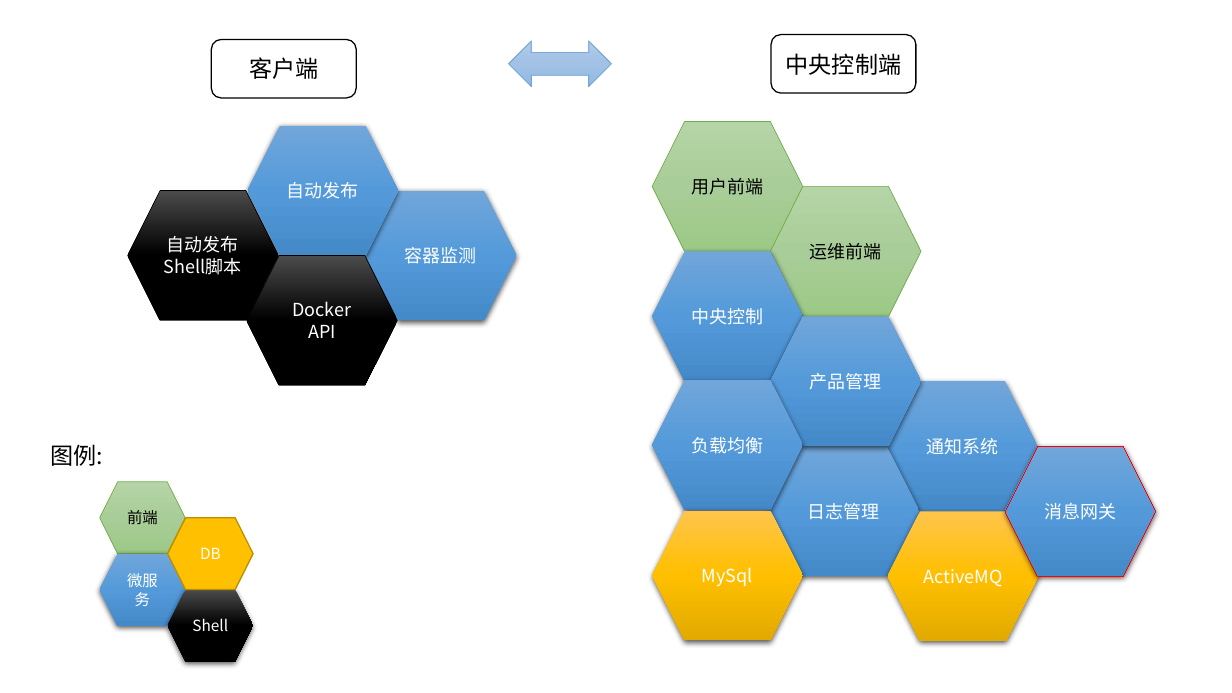
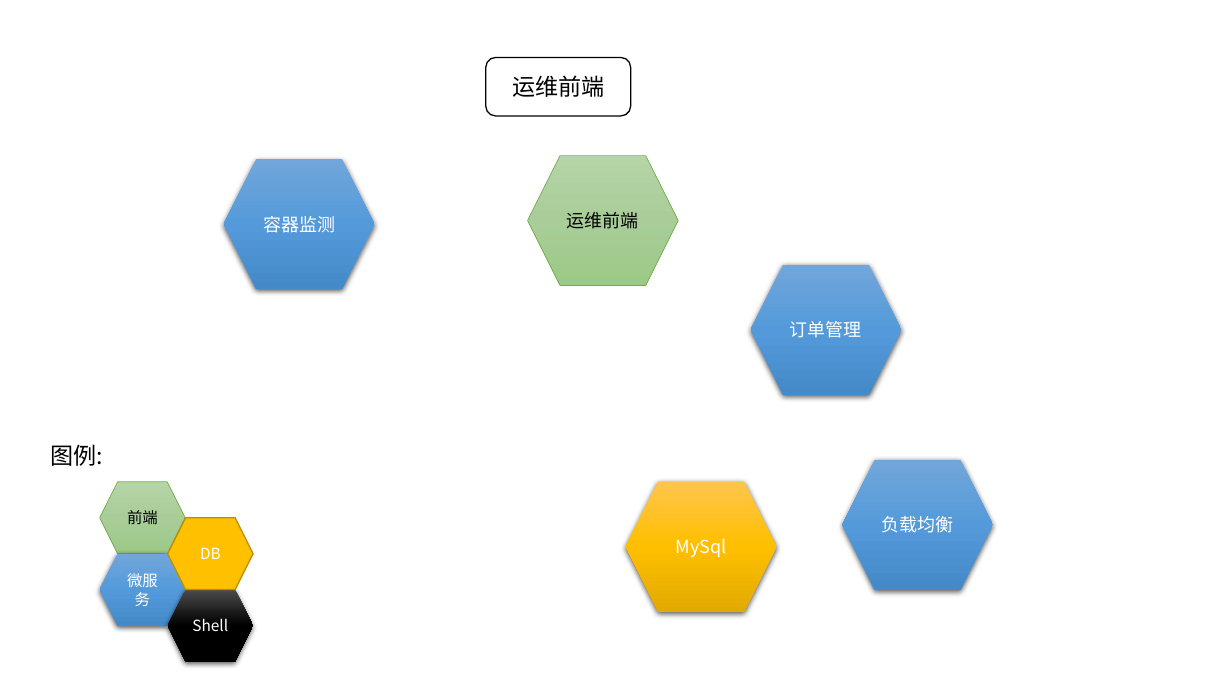
Before and after one commit to qijunbo/dockercloud, a slide deck: slide 7 of Lims系统架构.pptx (slide 6 before the commit). Drawn at 1232x693 pixels with LibreOffice and Linux fonts; fonts in the diff are those of the drawing. Boxes give left, top, right and bottom in pixels: in the first picture for what was removed or moved away, otherwise in the second. Text is boxed around its words. In the diff, an @@ line names an element or a change of style, - is before the commit and + after.

Commit message:
Docker  企业云需求概要.

```diff
--- a/Lims系统架构.pptx
+++ b/Lims系统架构.pptx
@@ rounded rectangle removed at (212,40,357,98) @@
-客户端
@@ rounded rectangle "运维前端": place and size @@
-rounded rectangle "运维前端" at (772,34,917,92)
+rounded rectangle "运维前端" at (486,57,631,116)
@@ left right arrow removed at (508,41,611,86) @@
@@ text in rounded rectangle at (512,75,604,97): text changed @@
-中央控制端
+运维前端
@@ hexagon removed at (248,126,398,256) @@
-自动发布
@@ hexagon "容器监测": place and size @@
-hexagon "容器监测" at (366,190,517,321)
+hexagon "容器监测" at (224,159,374,289)
@@ hexagon "运维前端": place and size @@
-hexagon "运维前端" at (771,187,921,317)
+hexagon "运维前端" at (528,155,678,286)
@@ hexagon removed at (128,190,278,321) @@
-自动发布
-Shell脚本
@@ hexagon removed at (247,256,397,386) @@
-Docker
-API
@@ hexagon "订单管理": place and size @@
-hexagon "订单管理" at (771,316,921,446)
+hexagon "订单管理" at (750,265,901,396)
@@ text in hexagon at (790,321,862,338): text changed @@
-产品管理
+订单管理
@@ group removed at (653,122,1156,642): 6 hexagons @@
-用户前端
-通知系统
-日志管理
-中央控制
-ActiveMQ
-消息网关
@@ hexagon "负载均衡": place and size @@
-hexagon "负载均衡" at (653,380,803,510)
+hexagon "负载均衡" at (843,460,994,591)
@@ hexagon "MySql": place and size @@
-hexagon "MySql" at (653,511,803,641)
+hexagon "MySql" at (626,482,776,612)
```
Also in this commit, not shown: 2 other slides changed, 1 slide added, 2 other files.
